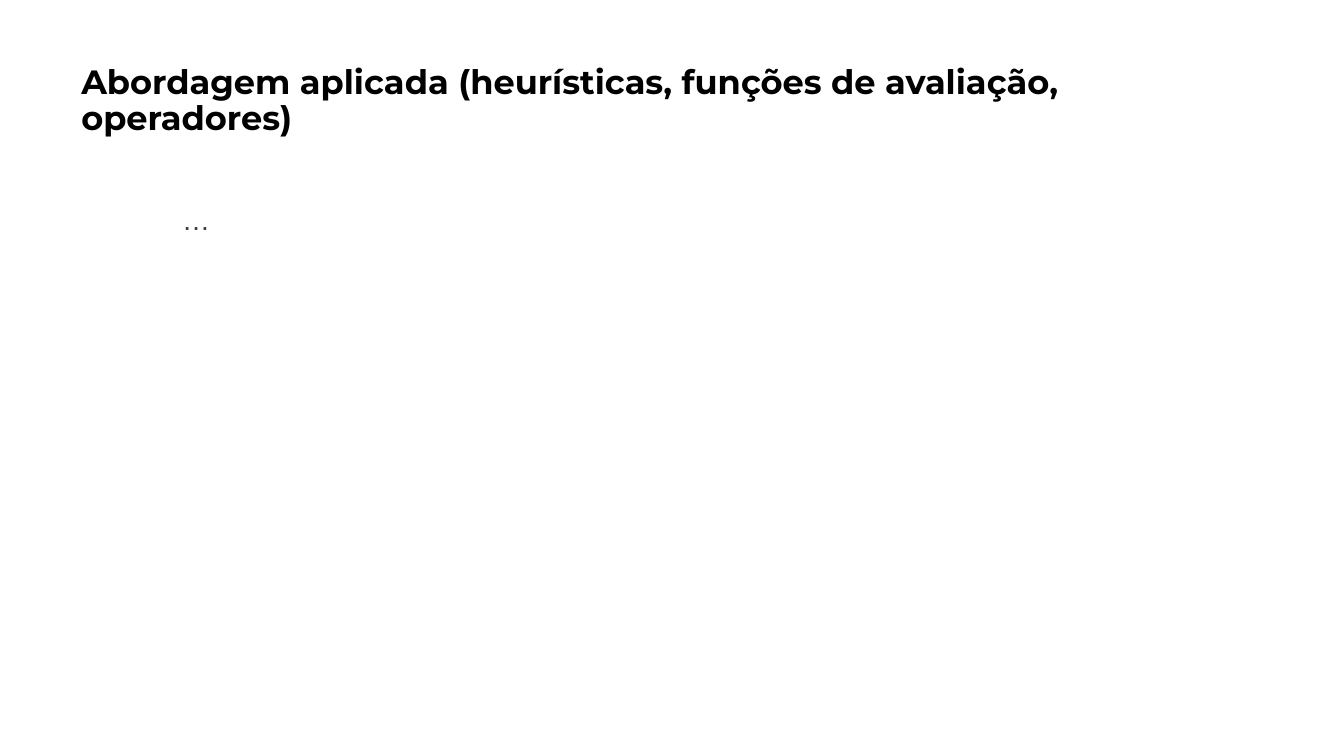
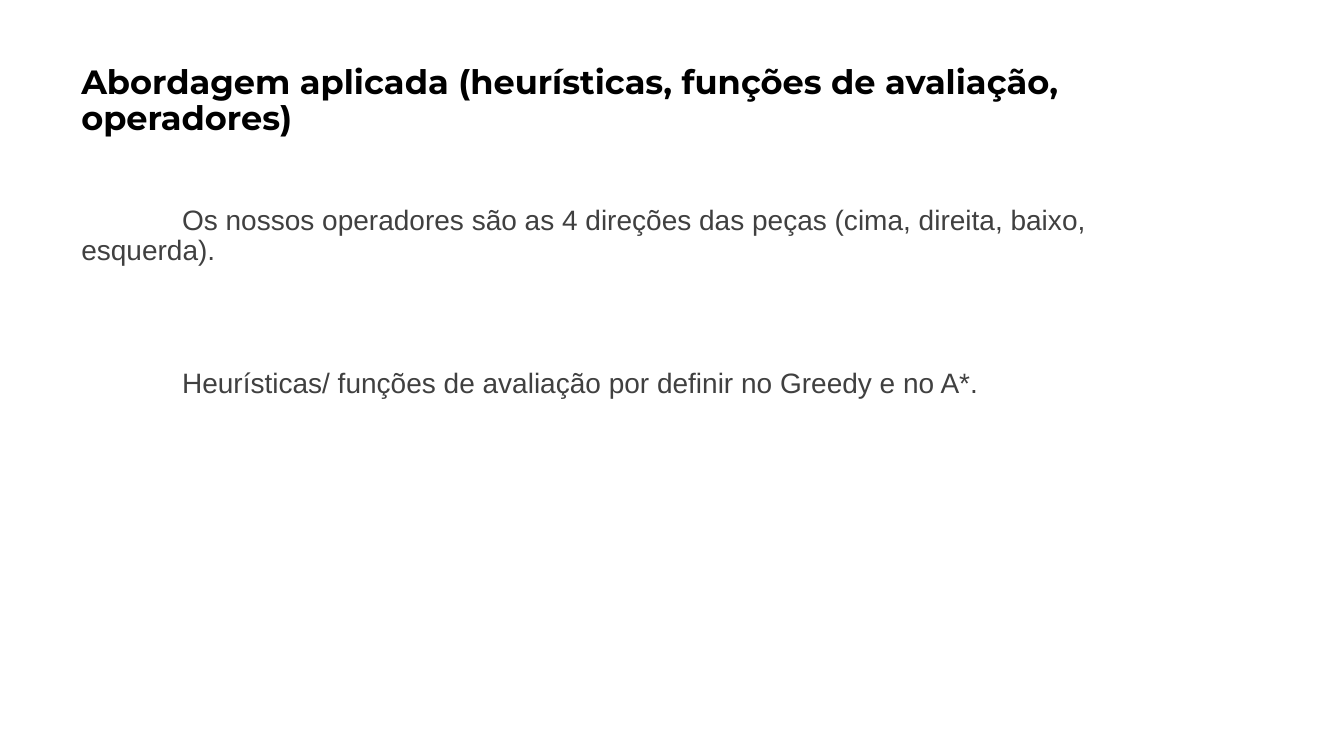
Before and after one commit to matheusPereiraG/IART, a slide deck: slide 5 of FEUP.pptx. Drawn at 1344x756 pixels with LibreOffice and Linux fonts; fonts in the diff are those of the drawing. Boxes give left, top, right and bottom in pixels: in the first picture for what was removed or moved away, otherwise in the second. Text is boxed around its words. In the diff, an @@ line names an element or a change of style, - is before the commit and + after.

```diff
--- a/FEUP.pptx
+++ b/FEUP.pptx
@@ text at [81,209,1086,398]: text changed @@
-…
+Os nossos operadores são as 4 direções das peças (cima, direita, baixo, esquerda).
+Heurísticas/ funções de avaliação por definir no Greedy e no A*.
```
Also in this commit, not shown: 3 other slides changed.
